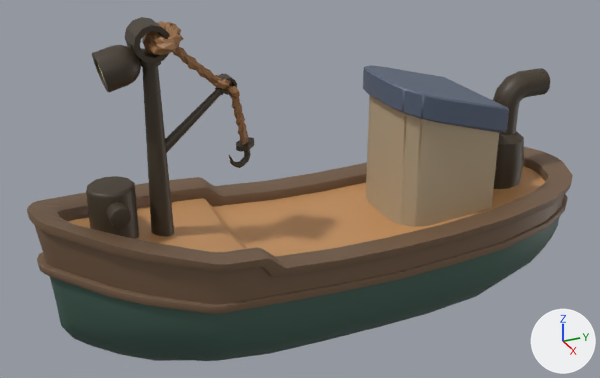
An edit to the Blender file Assets/Art/Blender/FishingBoat.blend, drawn before and after from the same camera.
One viewpoint serves both versions: a 50 mm camera at (3.79, -1.89, 2.8) aimed at (-0.04, -0.16, 0.88). Every picture has the same lights, and +X, +Y and +Z are marked at lower right.

The scene before the commit, as lines of its bpy script (objects in view):
```python
me_circle_011 = bpy.data.meshes.new('Circle.011')
me_circle_011.from_pydata(...)  # 735 vertices, 1114 faces; spans x -13.2..13.1, y -28.6..12.9, z -36.5..24.1
me_circle_011.polygons.foreach_set('use_smooth', [True] * 1114)
me_circle_011.materials.append(mat_boattexture)  # picture img_fishingboattexture_png
me_cube_001 = bpy.data.meshes.new('Cube.001')
me_cube_001.from_pydata(...)  # 1004 vertices, 969 faces; spans x -0.53..0.53, y -1.61..1.58, z -0.05..1.06
me_cube_001.polygons.foreach_set('use_smooth', [True] * 969)
me_cube_001.materials.append(mat_boattexture)  # picture img_fishingboattexture_png
me_cube_002 = bpy.data.meshes.new('Cube.002')
me_cube_002.from_pydata(...)  # 66 vertices, 45 faces; spans x -0.39..0.39, y -1.46..1.43, z 0.66..0.95
me_cube_002.polygons.foreach_set('use_smooth', [True] * 45)
me_cube_002.materials.append(mat_boattexture)  # picture img_fishingboattexture_png
ob_circle_005 = bpy.data.objects.new('Circle.005', me_circle_011)
ob_circle_005.location = (0.0, -0.609, 1.567)
ob_circle_005.scale = (0.0131, 0.0131, 0.0131)
ob_cube = bpy.data.objects.new('Cube', me_cube_001)
ob_cube.location = (0.0, 0.0, 0.0)
ob_oapcdm = bpy.data.objects.new('OAPCDM', me_cube_002)
ob_oapcdm.location = (0.0, 0.0, 0.0)
# also in view: 'Circle.001' at (0.0, -1.2, 0.96); 'Sphere' at (0.0, -1.11, 1.69); 'Circle' at (0.0, -0.8, 1.32); 'Plane' at (0.0, 0.61, 1.06); 'Circle.009' at (0.0, 1.21, 1.04)
```
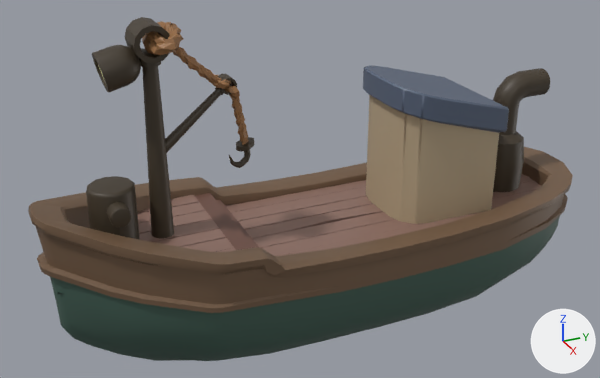
Commit message: Fishing Boat Fixed

Edits to the bpy script that builds the scene:
```text
Add img_boatcolorpalette_png_004:
    img_boatcolorpalette_png_004 = load_image('BoatColorPalette.png.004', '../Textures/BoatColorPalette.png', 32, 32, 'sRGB')
Add img_boatcolorpalette_png_001:
    img_boatcolorpalette_png_001 = load_image('BoatColorPalette.png.001', '../Textures/BoatColorPalette.png', 32, 32, 'sRGB')
Add img_boatcolorpalette_png_002:
    img_boatcolorpalette_png_002 = load_image('BoatColorPalette.png.002', '../Textures/BoatColorPalette.png', 32, 32, 'sRGB')
Add mat_material_004:
    mat_material_004 = principled_material('Material.004')
    mat_material_004.texture = img_boatcolorpalette_png_004
Add mat_material_001:
    mat_material_001 = principled_material('Material.001')
    mat_material_001.texture = img_boatcolorpalette_png_001
Add mat_material_002:
    mat_material_002 = principled_material('Material.002')
    mat_material_002.texture = img_boatcolorpalette_png_002
Change me_cube_001:
    used by ob_cube; location = (0.0, 0.0, 0.0)
    remove me_cube_001.from_pydata(...)  # 1004 vertices, 969 faces; spans x -0.53..0.53, y -1.61..1.58, z -0.05..1.06
    add me_cube_001.from_pydata(...)  # 370 vertices, 351 faces, 1 loose edge; spans x -0.53..0.0, y -1.6..1.57, z -0.01..1.05
    me_cube_001 part 1: 13 vertices moved from x -0.53..-0.05, y -1.6..1.56, z 0.52..1.01 to x -0.53..-0.05, y -1.6..1.56, z 0.36..1.01; 699 vertices removed from x -0.53..0.53, y -1.61..1.58, z -0.05..1.06; 65 vertices added at x -0.53..0.0, y -1.6..1.57, z -0.01..1.05
Add me_plane:
    me_plane.from_pydata(...)  # 9 vertices, 7 faces; spans x -1.0..1.0, y -0.86..0.73, z 0.0
    me_plane.materials.append(mat_boattexture)  # picture img_fishingboattexture_png
Add me_plane_038:
    me_plane_038.from_pydata(...)  # 18 vertices, 12 faces; spans x -1.5..1.21, y -0.38..0.55, z -0.15..0.61
    me_plane_038.materials.append(mat_material_004)  # picture img_boatcolorpalette_png_004
Add me_plane_001:
    me_plane_001.from_pydata(...)  # 60 vertices, 34 faces; spans x -1.51..1.22, y -0.75..2.08, z -0.07..0.07
    me_plane_001.materials.append(mat_material_001)  # picture img_boatcolorpalette_png_001
Add me_plane_042:
    me_plane_042.from_pydata(...)  # 66 vertices, 34 faces; spans x -1.51..1.22, y -0.75..6.34, z -0.07..0.07
    me_plane_042.materials.append(mat_material_002)  # picture img_boatcolorpalette_png_002
Change ob_cube:
    add _m = ob_cube.modifiers.new('Mirror', 'MIRROR')
    add _m.use_clip = True
Remove ob_oapcdm:
    ob_oapcdm = bpy.data.objects.new('OAPCDM', me_cube_002)
    ob_oapcdm.location = (0.0, 0.0, 0.0)
Add ob_floorplane:
    ob_floorplane = bpy.data.objects.new('FloorPlane', me_plane)
    ob_floorplane.location = (0.037, 0.081, 0.62)
    ob_floorplane.scale = (0.433, 1.88, 0.433)
Add ob_stair_025:
    ob_stair_025 = bpy.data.objects.new('Stair.025', me_plane_038)
    ob_stair_025.location = (-0.032, -0.634, 0.765)
    ob_stair_025.rotation_euler = (0.0, 0.0, 3.054)  # degrees (0, 0, 175)
    ob_stair_025.scale = (0.342, 0.408, 0.408)
Add ob_floorlower_001:
    ob_floorlower_001 = bpy.data.objects.new('FloorLower.001', me_plane_001)
    ob_floorlower_001.location = (-0.032, -0.89, 0.778)
    ob_floorlower_001.rotation_euler = (0.0, 0.0, 3.142)  # degrees (0, 0, 180)
    ob_floorlower_001.scale = (0.292, 0.292, 0.292)
Add ob_floorlower:
    ob_floorlower = bpy.data.objects.new('FloorLower', me_plane_042)
    ob_floorlower.location = (0.037, -0.393, 0.669)
    ob_floorlower.scale = (0.292, 0.292, 0.292)
```

What differs and where, as boxes [x1, y1, x2, y2] in the pictures (600 x 378 px):
'Cube', reshaped, modifiers changed: before [27, 147, 573, 361]; after [28, 147, 573, 361]
'OAPCDM', deleted (orange): before [67, 166, 545, 256]
'FloorLower', added (brown): after [225, 174, 541, 256]
'FloorLower.001', added (brown): after [137, 195, 236, 252]
'Stair.025', added (brown): after [195, 193, 260, 250]
part 1 of me_cube_001, cut back: before [27, 152, 570, 297]; after [28, 153, 570, 272]
